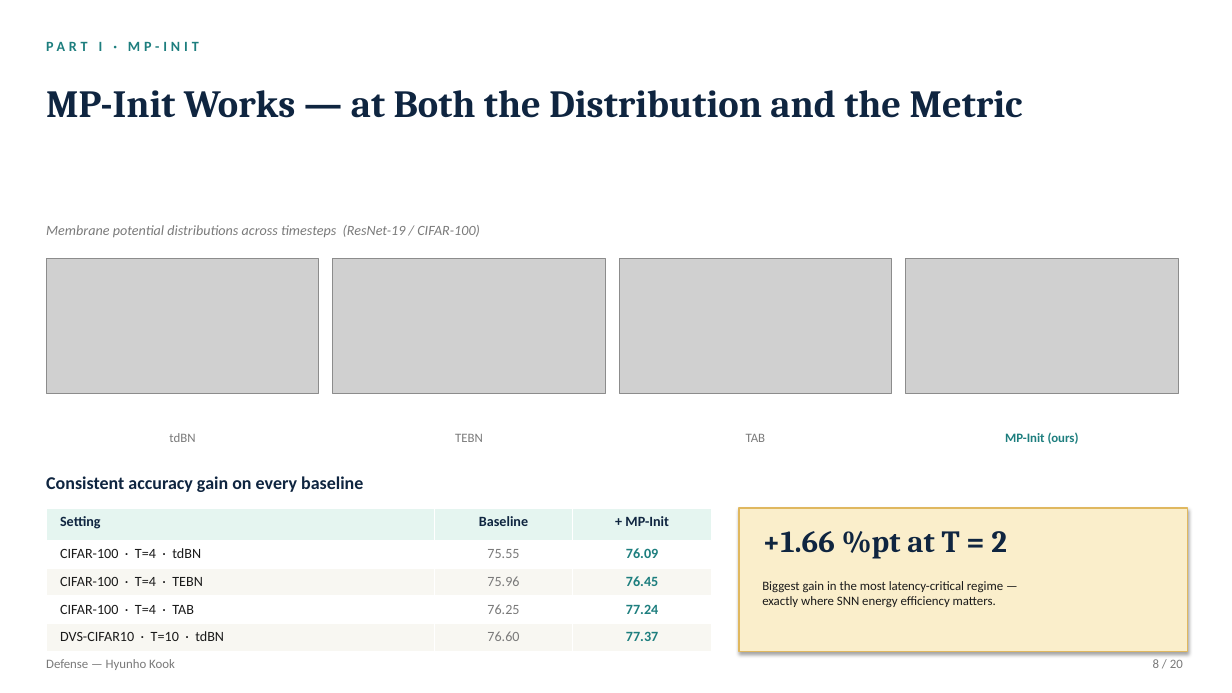
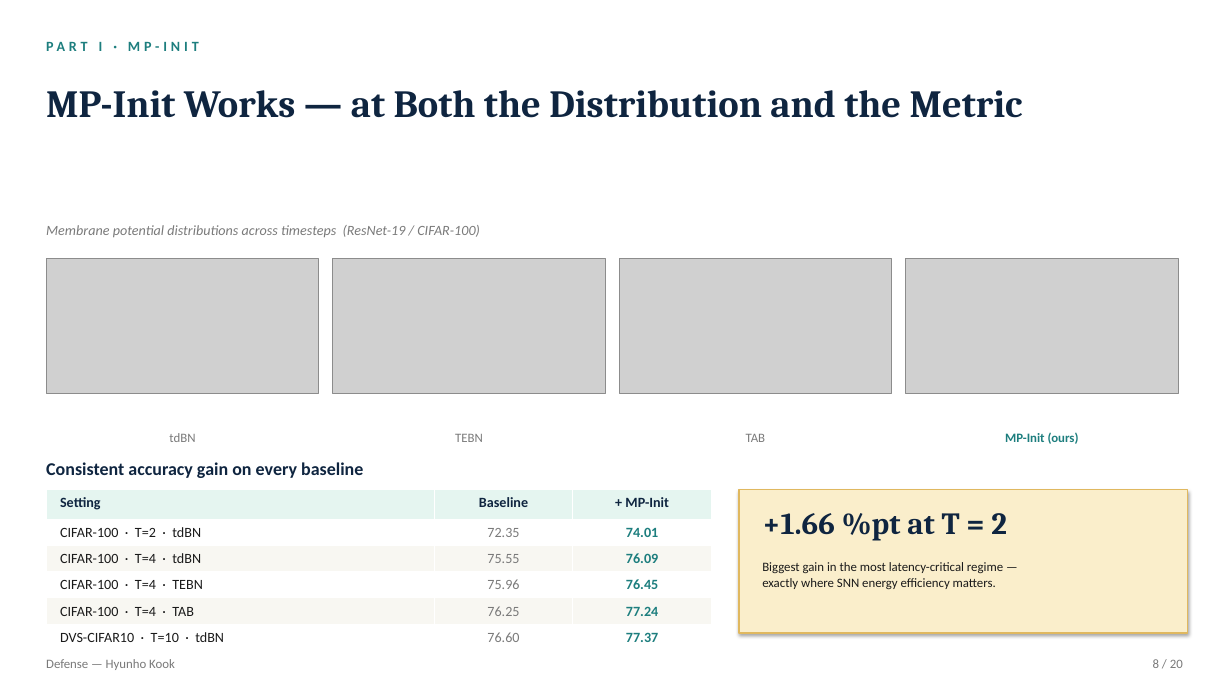
Before and after one commit to kookhh0827/POSTECH_thesis_template_latex, a slide deck: slide 8 of Hyunho_Kook_Master_Defense.pptx. Drawn at 1232x693 pixels with LibreOffice and Linux fonts; fonts in the diff are those of the drawing; grey boxes stand for pictures. Boxes give left, top, right and bottom in pixels: in the first picture for what was removed or moved away, otherwise in the second. Text is boxed around its words. In the diff, an @@ line names an element or a change of style, - is before the commit and + after.

```diff
--- a/Hyunho_Kook_Master_Defense.pptx
+++ b/Hyunho_Kook_Master_Defense.pptx
@@ text "Consistent accuracy gain on every ...": place and size @@
-text "Consistent accuracy gain on every ..." at box(46, 476, 363, 492)
+text "Consistent accuracy gain on every ..." at box(46, 462, 363, 478)
@@ table at box(46, 490, 712, 646) @@
+row 2: CIFAR-100 · T=2 · tdBN | 72.35 | 74.01
@@ table: place and size @@
-table at box(46, 508, 712, 652)
+table at box(46, 490, 712, 646)
@@ 2 texts, 1 rectangle: place and size @@
-2 texts, 1 rectangle at box(739, 508, 1188, 652)
+2 texts, 1 rectangle at box(739, 490, 1188, 633)
```
Also in this commit, not shown: 7 other slides changed, 5 other files.
